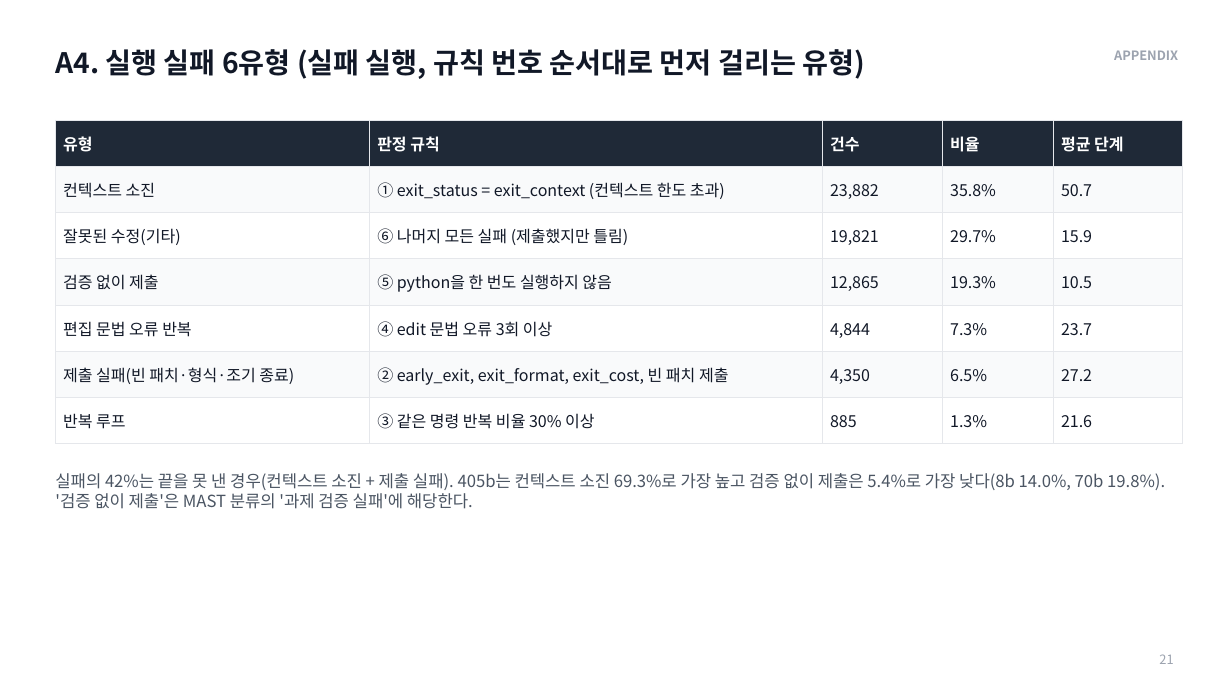
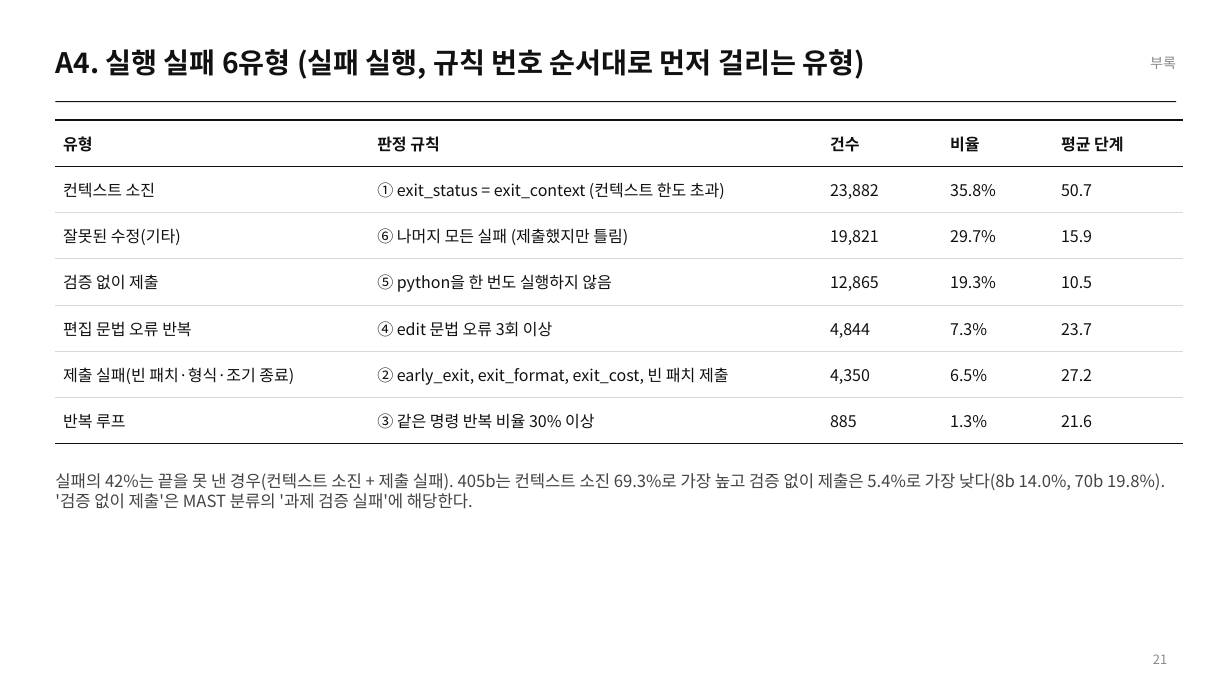
Before and after one commit to jeonbinggu/bigdata-agent-failure-prediction, a slide deck: slide 21 of slides/27팀_발표.pptx. Drawn at 1232x693 pixels with LibreOffice and Linux fonts; fonts in the diff are those of the drawing. Boxes give left, top, right and bottom in pixels: in the first picture for what was removed or moved away, otherwise in the second. Text is boxed around its words. In the diff, an @@ line names an element or a change of style, - is before the commit and + after.

```diff
--- a/slides/27팀_발표.pptx
+++ b/slides/27팀_발표.pptx
@@ title "A4. 실행 실패 6유형 (실패 ..." at [55, 49, 865, 79]: text colour #111827 to #111111 @@
@@ text removed at [1114, 50, 1178, 60] @@
-APPENDIX
@@ text added at [1150, 57, 1176, 69], 11 pt, text #8A8A8A @@
+부록
@@ line added from (55, 102) to (1177, 102), #111111 0.75 pt @@
@@ table at [55, 120, 1183, 433] @@
@@ fill #1F2937 to none in row 1 @@
@@ fill #F9FAFB to none in 15 cells @@
@@ fill #FFFFFF to none in 15 cells @@
@@ text colour #FFFFFF to #111111 in "유형", "판정 규칙", "건수", "비율" and 1 more places @@
@@ text colour #111827 to #111111 @@
@@ borders changed @@
@@ text "실패의 42%는 끝을 못 낸 ..." at [55, 473, 1165, 509]: text colour #4B5563 to #444444 @@
@@ page number at [1153, 654, 1167, 664]: text colour #9CA3AF to #8A8A8A; alignment left to right @@
```
Also in this commit, not shown: 28 other slides changed, 3 other files.
